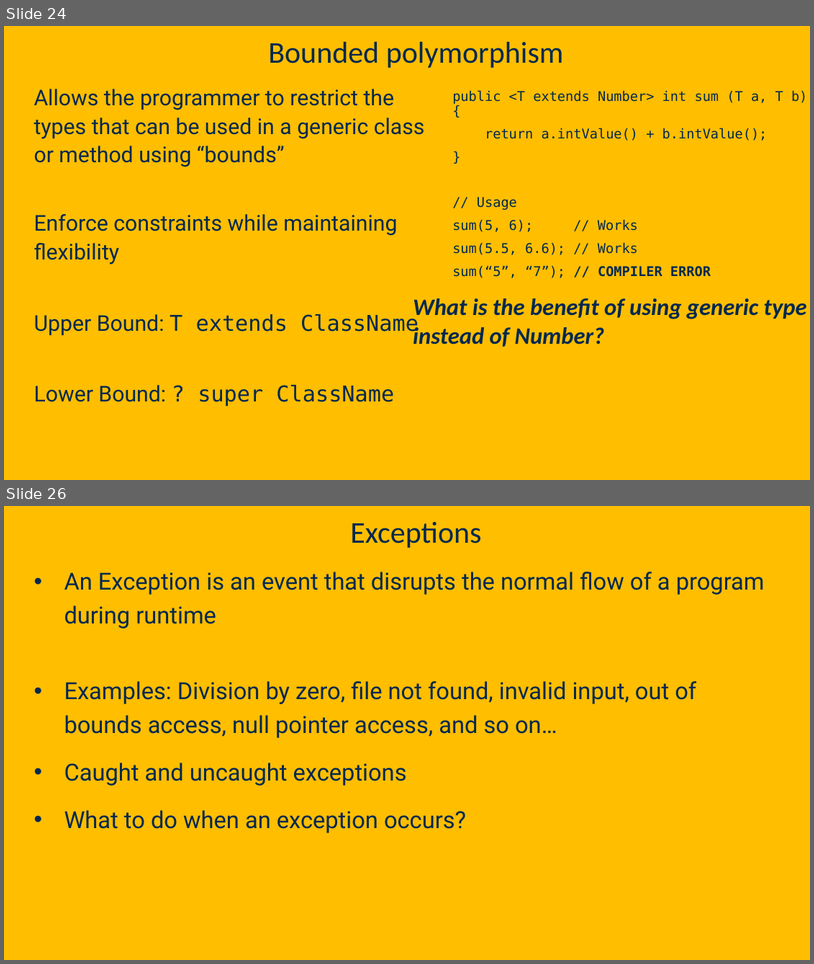
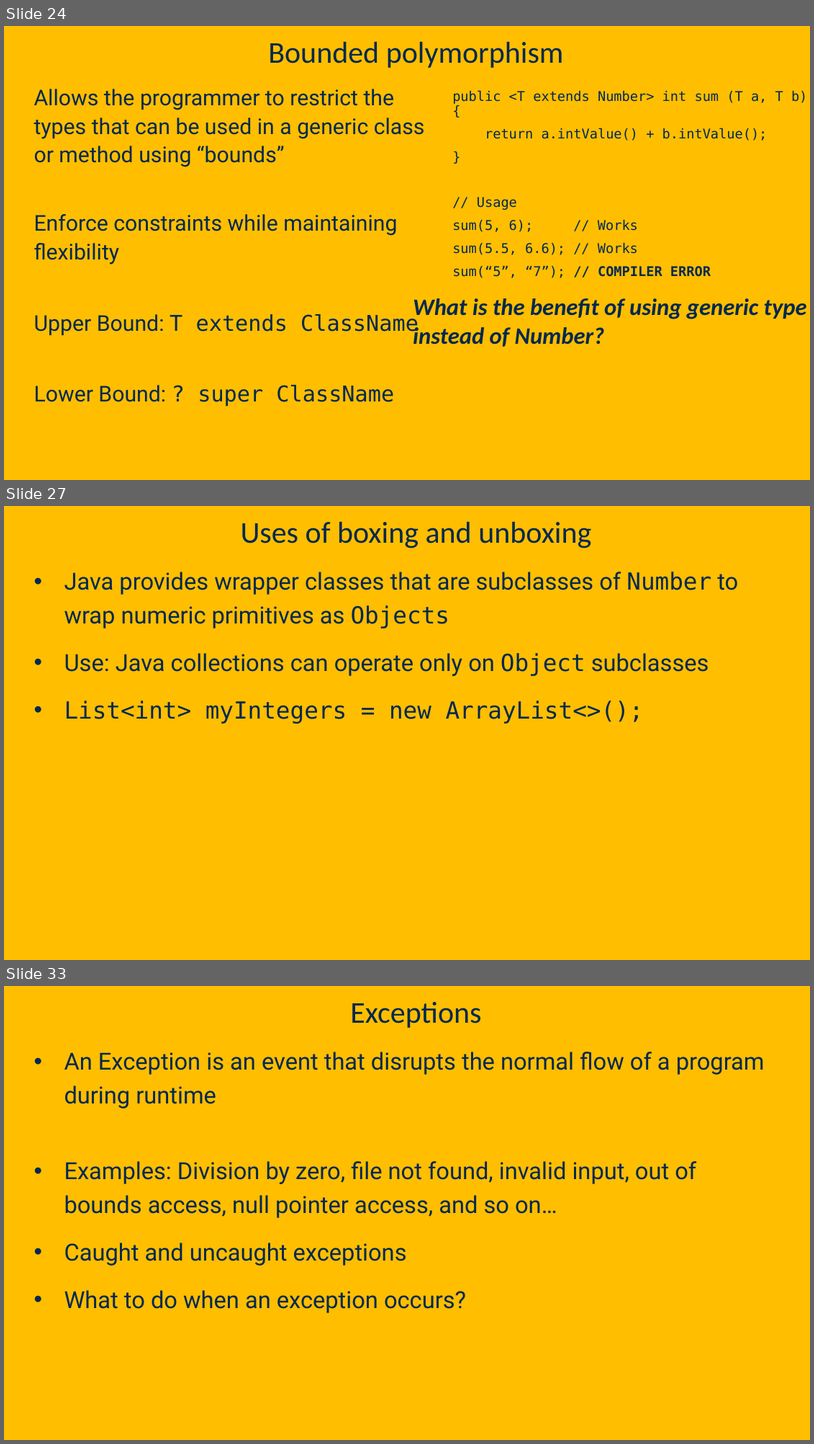
Before and after one commit to davsec-teaching/ECS160-Winter2025, a slide deck: slides/3_object_oriented_fundamentals.pptx. Shown one above the other, each under a label of ours: slides 24 and 26 before the commit, slides 24, 27 and 33 after it; the slides between them are not shown. The pictures are 814x964 and 814x1444 pixels, drawn with LibreOffice and Linux fonts; fonts in the diff are those of the drawing; background and template pictures are left out. Boxes give left, top, right and bottom in pixels: in the first picture for what was removed or moved away, otherwise in the second. Text is boxed around its words. In the diff, an @@ line names an element or a change of style, - is before the commit and + after.

```diff
--- a/slides/3_object_oriented_fundamentals.pptx
+++ b/slides/3_object_oriented_fundamentals.pptx
@@ slide 27 added at box(4, 506, 810, 960), background picture (left out) @@
@@ title added at box(241, 522, 592, 548), 36 pt, text #022850 @@
+Uses of boxing and unboxing
@@ text added at box(64, 572, 738, 723), 28 pt, text #022850 @@
+• Java provides wrapper classes that are subclasses of Number to wrap numeric primitives as Objects
+• Use: Java collections can operate only on Object subclasses
+• List<int> myIntegers = new ArrayList<>();
@@ what was slide 26 is now slide 33 @@
```
Also in this commit, not shown: 1 slide changed, 9 other slides added, 1 slide removed.
